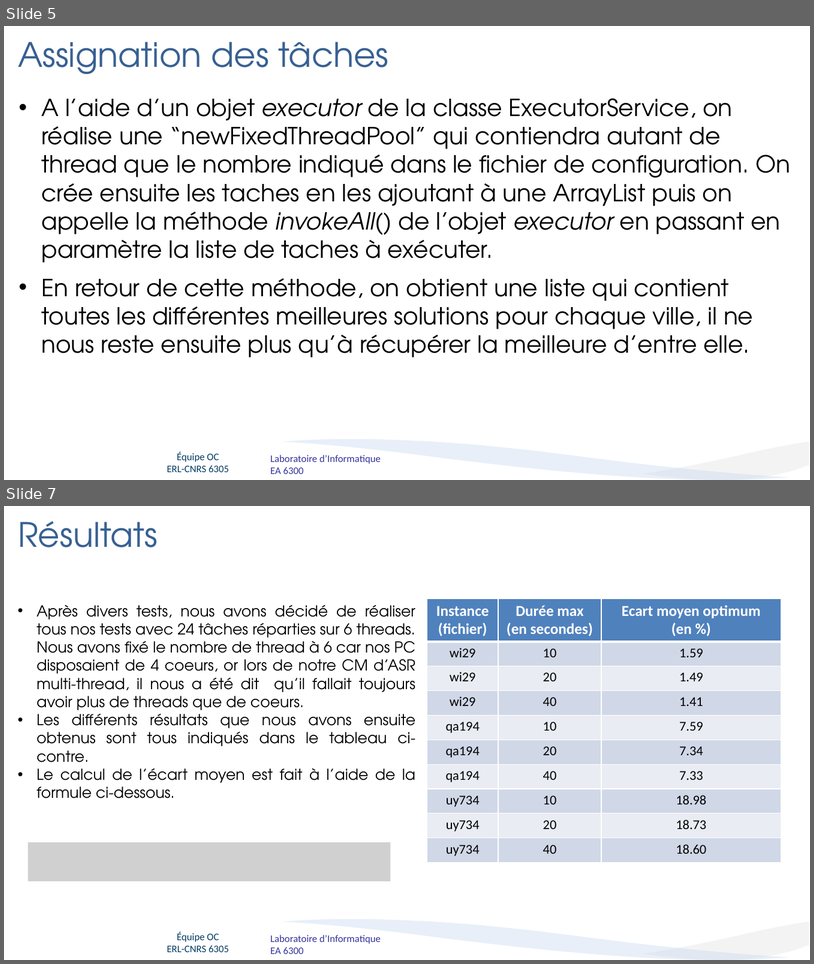
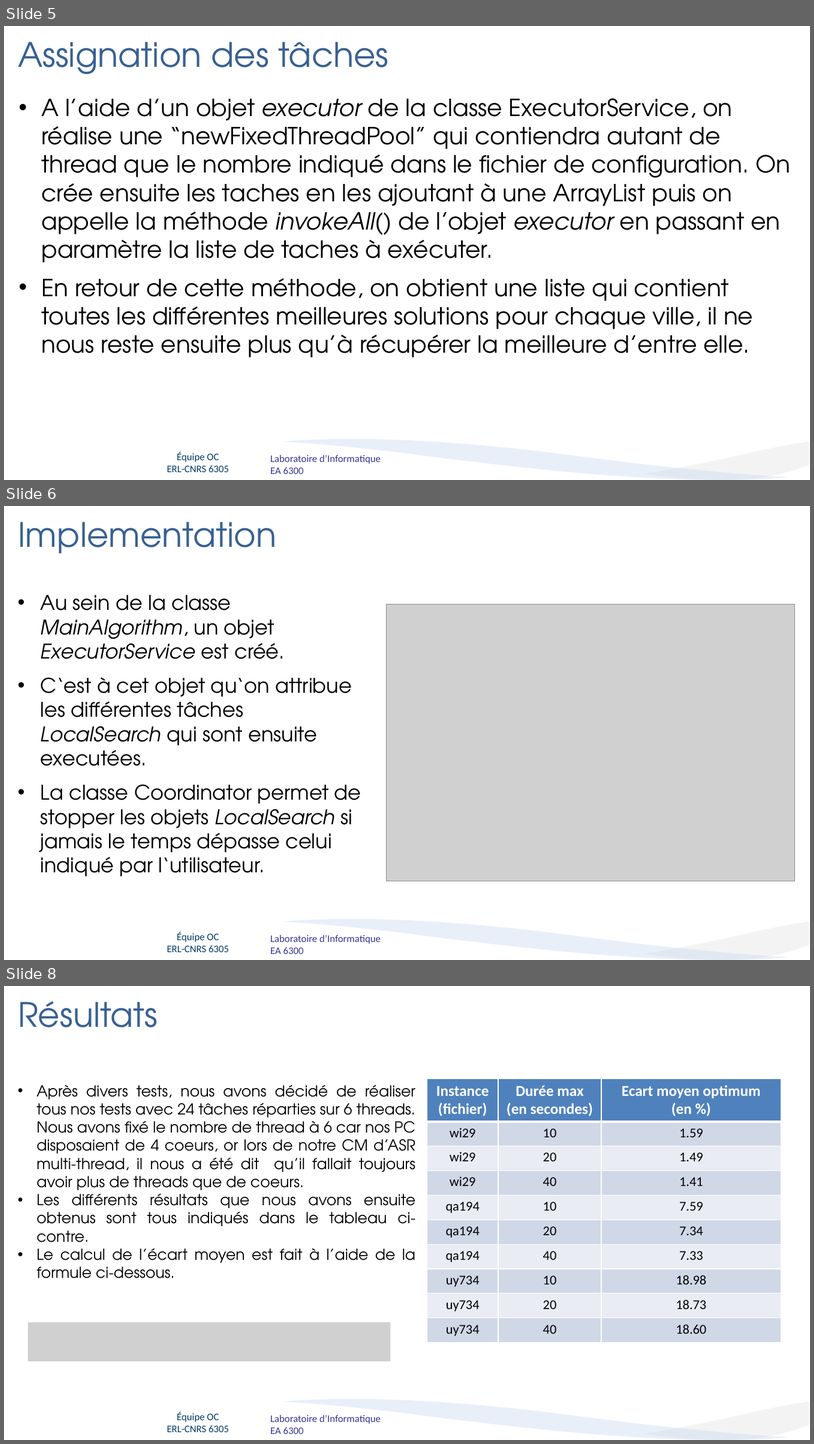
Before and after one commit to T0mat1/ASR_TSP, a slide deck: presentation.pptx. Shown one above the other, each under a label of ours: slides 5 and 7 before the commit, slides 5, 6 and 8 after it; the slides between them are not shown. The pictures are 814x964 and 814x1444 pixels, drawn with LibreOffice and Linux fonts; fonts in the diff are those of the drawing; grey boxes stand for pictures; background and template pictures are left out. Boxes give left, top, right and bottom in pixels: in the first picture for what was removed or moved away, otherwise in the second. Text is boxed around its words. In the diff, an @@ line names an element or a change of style, - is before the commit and + after.

```diff
--- a/presentation.pptx
+++ b/presentation.pptx
@@ slide 6 added at box(4, 506, 810, 960), background #FFFFFF; not listed: 4 template elements that a slide beside it also shows @@
@@ title added at box(18, 522, 276, 553), 40 pt, text #376092 @@
+Implementation
@@ text added at box(41, 595, 362, 876), 24 pt, text #000000 @@
+• Au sein de la classe MainAlgorithm, un objet ExecutorService est créé.
+• C‘est à cet objet qu‘on attribue les différentes tâches LocalSearch qui sont ensuite executées.
+• La classe Coordinator permet de stopper les objets LocalSearch si jamais le temps dépasse celui indiqué par l‘utilisateur.
@@ picture added at box(386, 604, 795, 881) @@
@@ what was slide 7 is now slide 8 @@
```
Also in this commit, not shown: 1 slide changed.
